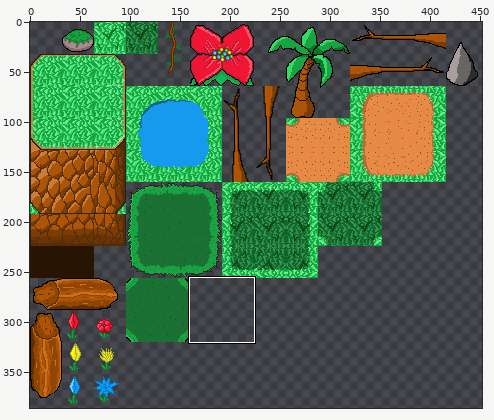
One commit to this sprite sheet: bin/Images/Tilesets/Jungle.png. The first picture is a wide view before the edit; the outline marks the close-up.
Close-up. Old version:
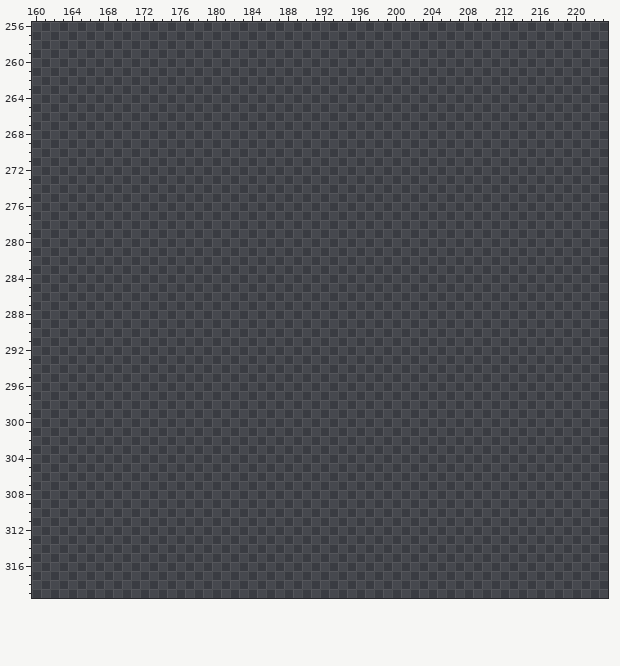
The file is 512x512 pixels. Pixels under 10% opacity are left out. Colours within 5 levels of each other are drawn and written as one. Shown: x 160..223, y 256..319. The wide view leaves out empty margins. The commit also changed other parts of the picture, which this record leaves out.
After the commit:
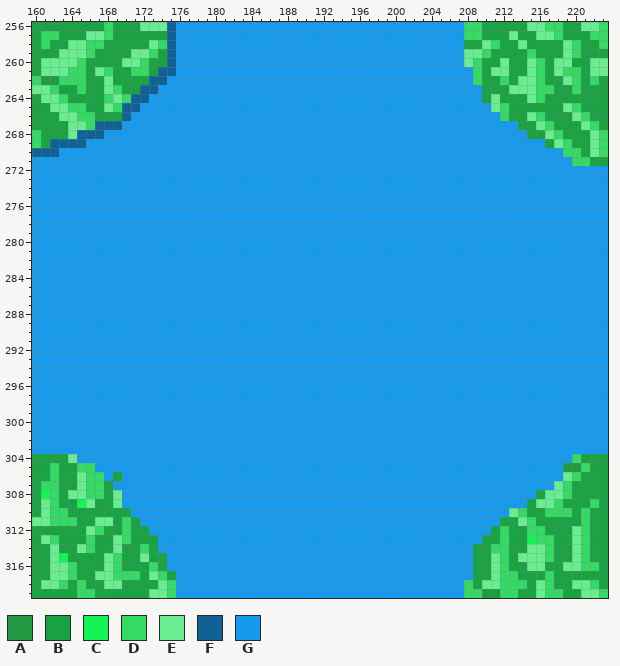
Palette (. is transparent): A #219a44  B #1aa342  C #14f455  D #35da65  E #6aec90  F #106296  G #169aed
Difference:
Changed rows in their new state; - is an unchanged pixel.
first column x 160:
256 BBBBBBBBDBBBEEEFGGGGGGGGGGGGGGGGGGGGGGGGGGGGGGGGDDBBBBBEEDDBBEED
257 BDDBBBEEDBBBBBBFGGGGGGGGGGGGGGGGGGGGGGGGGGGGGGGGDDBBBEBBEEDBBBDD
258 BDBBEEDDBBBBBEDFGGGGGGGGGGGGGGGGGGGGGGGGGGGGGGGGBBEDBBEBBBBEDBBD
259 BBBEEEDBBBBEEDBFGGGGGGGGGGGGGGGGGGGGGGGGGGGGGGGGEEDBBBBDBBBEDBBB
260 BEEEEDBBBBEEDBBFGGGGGGGGGGGGGGGGGGGGGGGGGGGGGGGGEDBBEBBEDBEEBBEE
261 BEEEDDBEDBBDDBFFGGGGGGGGGGGGGGGGGGGGGGGGGGGGGGGGGDBEEBBEDBEDDBEE
262 DAADDDBBEBBBBFFGGGGGGGGGGGGGGGGGGGGGGGGGGGGGGGGGGDBBDBEEDBBEDBDB
263 EEDBBDBBEDBBFFGGGGGGGGGGGGGGGGGGGGGGGGGGGGGGGGGGGGBBBEEEDDBBDBBB
264 BEEDBBBBDEDFFGGGGGGGGGGGGGGGGGGGGGGGGGGGGGGGGGGGGGBEBBBEDBBBBBBB
265 BBEEDDBBEDFFGGGGGGGGGGGGGGGGGGGGGGGGGGGGGGGGGGGGGGGEDBBBBBBEDBBB
266 BBBEEDDBBBFGGGGGGGGGGGGGGGGGGGGGGGGGGGGGGGGGGGGGGGGGDBBEDBBBEDBB
267 BBBBEEDFFFGGGGGGGGGGGGGGGGGGGGGGGGGGGGGGGGGGGGGGGGGGGGBBEDBBBEDB
268 DBBBEFFFGGGGGGGGGGGGGGGGGGGGGGGGGGGGGGGGGGGGGGGGGGGGGGGBBEDBBBED
269 DBFFFFGGGGGGGGGGGGGGGGGGGGGGGGGGGGGGGGGGGGGGGGGGGGGGGGGGGBEDBBED
270 FFFGGGGGGGGGGGGGGGGGGGGGGGGGGGGGGGGGGGGGGGGGGGGGGGGGGGGGGGGDDBED
271 GGGGGGGGGGGGGGGGGGGGGGGGGGGGGGGGGGGGGGGGGGGGGGGGGGGGGGGGGGGGDDBB
272 GGGGGGGGGGGGGGGGGGGGGGGGGGGGGGGGGGGGGGGGGGGGGGGGGGGGGGGGGGGGGGGG
273 GGGGGGGGGGGGGGGGGGGGGGGGGGGGGGGGGGGGGGGGGGGGGGGGGGGGGGGGGGGGGGGG
274 GGGGGGGGGGGGGGGGGGGGGGGGGGGGGGGGGGGGGGGGGGGGGGGGGGGGGGGGGGGGGGGG
275 GGGGGGGGGGGGGGGGGGGGGGGGGGGGGGGGGGGGGGGGGGGGGGGGGGGGGGGGGGGGGGGG
276 GGGGGGGGGGGGGGGGGGGGGGGGGGGGGGGGGGGGGGGGGGGGGGGGGGGGGGGGGGGGGGGG
277 GGGGGGGGGGGGGGGGGGGGGGGGGGGGGGGGGGGGGGGGGGGGGGGGGGGGGGGGGGGGGGGG
278 GGGGGGGGGGGGGGGGGGGGGGGGGGGGGGGGGGGGGGGGGGGGGGGGGGGGGGGGGGGGGGGG
279 GGGGGGGGGGGGGGGGGGGGGGGGGGGGGGGGGGGGGGGGGGGGGGGGGGGGGGGGGGGGGGGG
280 GGGGGGGGGGGGGGGGGGGGGGGGGGGGGGGGGGGGGGGGGGGGGGGGGGGGGGGGGGGGGGGG
281 GGGGGGGGGGGGGGGGGGGGGGGGGGGGGGGGGGGGGGGGGGGGGGGGGGGGGGGGGGGGGGGG
282 GGGGGGGGGGGGGGGGGGGGGGGGGGGGGGGGGGGGGGGGGGGGGGGGGGGGGGGGGGGGGGGG
283 GGGGGGGGGGGGGGGGGGGGGGGGGGGGGGGGGGGGGGGGGGGGGGGGGGGGGGGGGGGGGGGG
284 GGGGGGGGGGGGGGGGGGGGGGGGGGGGGGGGGGGGGGGGGGGGGGGGGGGGGGGGGGGGGGGG
285 GGGGGGGGGGGGGGGGGGGGGGGGGGGGGGGGGGGGGGGGGGGGGGGGGGGGGGGGGGGGGGGG
286 GGGGGGGGGGGGGGGGGGGGGGGGGGGGGGGGGGGGGGGGGGGGGGGGGGGGGGGGGGGGGGGG
287 GGGGGGGGGGGGGGGGGGGGGGGGGGGGGGGGGGGGGGGGGGGGGGGGGGGGGGGGGGGGGGGG
288 GGGGGGGGGGGGGGGGGGGGGGGGGGGGGGGGGGGGGGGGGGGGGGGGGGGGGGGGGGGGGGGG
289 GGGGGGGGGGGGGGGGGGGGGGGGGGGGGGGGGGGGGGGGGGGGGGGGGGGGGGGGGGGGGGGG
290 GGGGGGGGGGGGGGGGGGGGGGGGGGGGGGGGGGGGGGGGGGGGGGGGGGGGGGGGGGGGGGGG
291 GGGGGGGGGGGGGGGGGGGGGGGGGGGGGGGGGGGGGGGGGGGGGGGGGGGGGGGGGGGGGGGG
292 GGGGGGGGGGGGGGGGGGGGGGGGGGGGGGGGGGGGGGGGGGGGGGGGGGGGGGGGGGGGGGGG
293 GGGGGGGGGGGGGGGGGGGGGGGGGGGGGGGGGGGGGGGGGGGGGGGGGGGGGGGGGGGGGGGG
294 GGGGGGGGGGGGGGGGGGGGGGGGGGGGGGGGGGGGGGGGGGGGGGGGGGGGGGGGGGGGGGGG
295 GGGGGGGGGGGGGGGGGGGGGGGGGGGGGGGGGGGGGGGGGGGGGGGGGGGGGGGGGGGGGGGG
296 GGGGGGGGGGGGGGGGGGGGGGGGGGGGGGGGGGGGGGGGGGGGGGGGGGGGGGGGGGGGGGGG
297 GGGGGGGGGGGGGGGGGGGGGGGGGGGGGGGGGGGGGGGGGGGGGGGGGGGGGGGGGGGGGGGG
298 GGGGGGGGGGGGGGGGGGGGGGGGGGGGGGGGGGGGGGGGGGGGGGGGGGGGGGGGGGGGGGGG
299 GGGGGGGGGGGGGGGGGGGGGGGGGGGGGGGGGGGGGGGGGGGGGGGGGGGGGGGGGGGGGGGG
300 GGGGGGGGGGGGGGGGGGGGGGGGGGGGGGGGGGGGGGGGGGGGGGGGGGGGGGGGGGGGGGGG
301 GGGGGGGGGGGGGGGGGGGGGGGGGGGGGGGGGGGGGGGGGGGGGGGGGGGGGGGGGGGGGGGG
302 GGGGGGGGGGGGGGGGGGGGGGGGGGGGGGGGGGGGGGGGGGGGGGGGGGGGGGGGGGGGGGGG
303 GGGGGGGGGGGGGGGGGGGGGGGGGGGGGGGGGGGGGGGGGGGGGGGGGGGGGGGGGGGGGGGG
304 BBBBEGGGGGGGGGGGGGGGGGGGGGGGGGGGGGGGGGGGGGGGGGGGGGGGGGGGGGGGDBBB
305 BBDBBDDGGGGGGGGGGGGGGGGGGGGGGGGGGGGGGGGGGGGGGGGGGGGGGGGGGGGAADBB
306 BBDBBEDDGBGGGGGGGGGGGGGGGGGGGGGGGGGGGGGGGGGGGGGGGGGGGGGGGGGEDBBB
307 BDDBBEDDBGGGGGGGGGGGGGGGGGGGGGGGGGGGGGGGGGGGGGGGGGGGGGGGGGEDBBBB
308 BCDBEEDDBEGGGGGGGGGGGGGGGGGGGGGGGGGGGGGGGGGGGGGGGGGGGGGGBEEDBBBB
309 BEDBBCEBBEGGGGGGGGGGGGGGGGGGGGGGGGGGGGGGGGGGGGGGGGGGGGGBEEDBBBDB
310 BEDDBBBBBBBGGGGGGGGGGGGGGGGGGGGGGGGGGGGGGGGGGGGGGGGGGEDBBDDDBDBB
311 EEDDDBBEEBDBGGGGGGGGGGGGGGGGGGGGGGGGGGGGGGGGGGGGGGGGBBEDBBBBBDBB
312 BBBBBBEDBBDBBGGGGGGGGGGGGGGGGGGGGGGGGGGGGGGGGGGGGGGBDBBDDBBBEDBB
313 BEDBBBDBBEDBBBGGGGGGGGGGGGGGGGGGGGGGGGGGGGGGGGGGGGBBDBBCDDBBEDBB
314 BBEBBEDBBEBBDBGGGGGGGGGGGGGGGGGGGGGGGGGGGGGGGGGGGBBDDBBEEDBBEDBB
315 BBECBBBBEDBBEBBGGGGGGGGGGGGGGGGGGGGGGGGGGGGGGGGGGBBEDBEEEDBBEDBB
316 BBEEDBBBEDBBBDBGGGGGGGGGGGGGGGGGGGGGGGGGGGGGGGGGGBBEDBBEEBBEEDDB
317 BBEEDBBEEDDDBEDBGGGGGGGGGGGGGGGGGGGGGGGGGGGGGGGGGBBEDDBBBDBBBBBB
318 BEEDBDBBEEBBBBEDGGGGGGGGGGGGGGGGGGGGGGGGGGGGGGGGDBEEDDDBEDBBEEDB
319 BBBBBDDBBBBBBEEDGGGGGGGGGGGGGGGGGGGGGGGGGGGGGGGGDDAADDBBEDDBBEED
